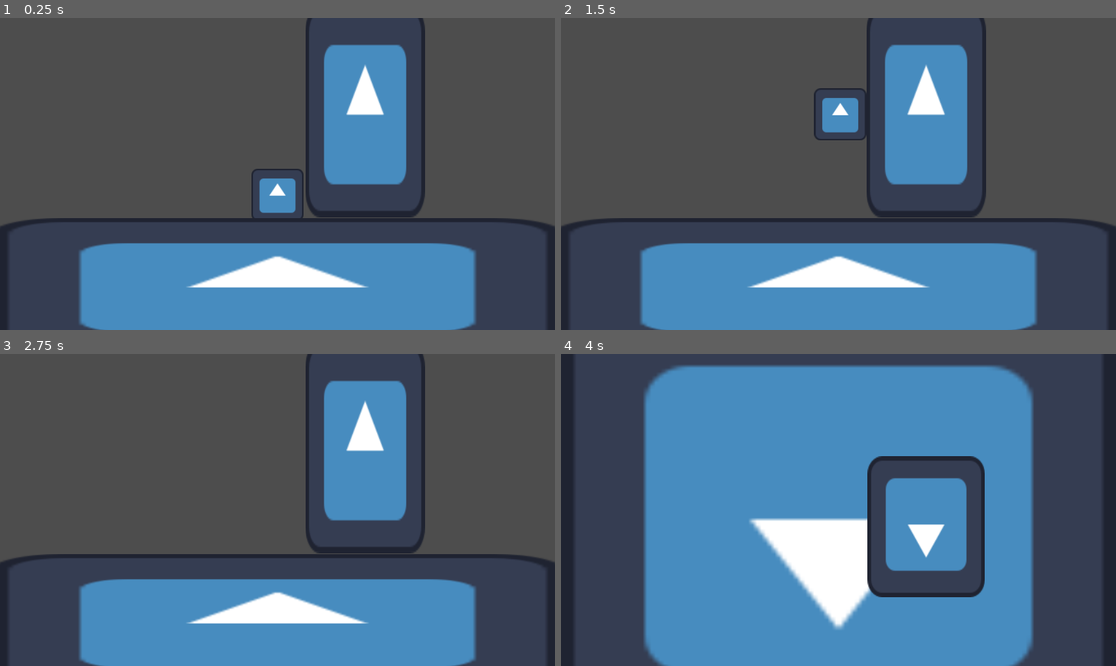
Above: before the commit, frames 1-4 (two rows, left to right).
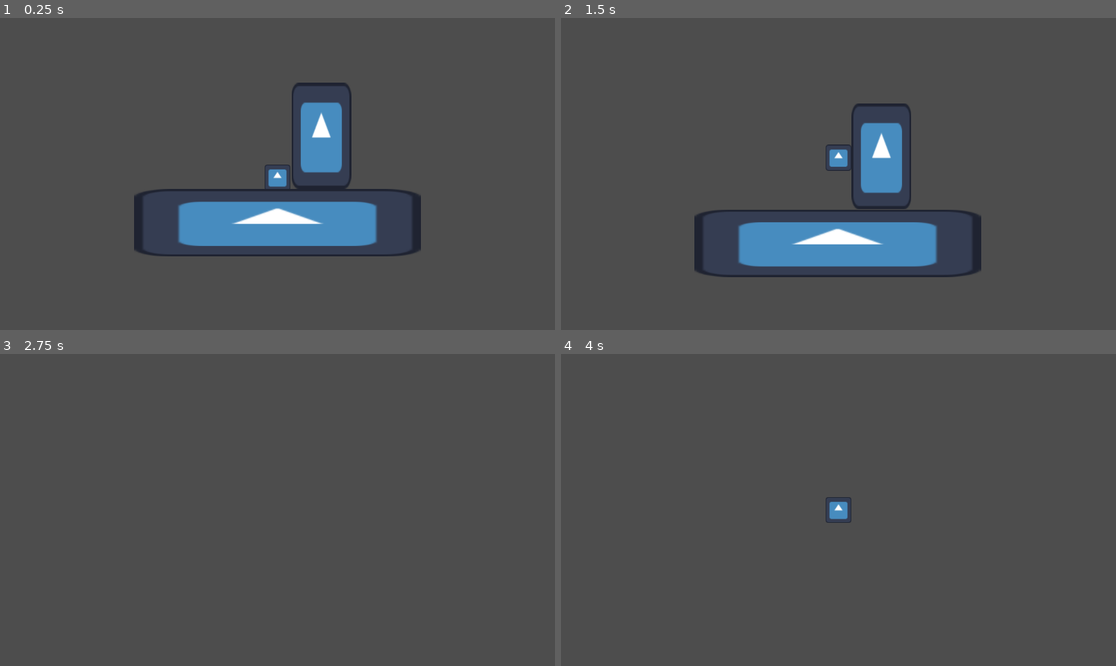
Above: after the commit, the same moments.

Repository: kaqui-null/arcane-alchemists
Game: Godot game, scene res://scenes/main.tscn
The game is run twice, just before and just after one commit, with the same random seed, the same clock (stepped at 60 frames per second) and the same inputs. The engine's default icon, where the game draws it, is replaced by a stand-in: a white triangle on a blue panel in a dark square.
Inputs:
- Up to frame 1 (0.25 s): no input
- Up to frame 2 (1.5 s): tap Enter (change_camera) at 0.5, 0.6 s; hold D (right) 0.53-1.28 s; tap Space (jump) at 0.77, 0.8, 1.07, 1.35 s; hold S (down) from 1.28 s (still down)
- Up to frame 3 (2.75 s): tap Space (jump) at 1.52, 1.82, 2.3 s; tap Enter (change_camera) at 1.55, 2.1 s; release S (down) at 2.03 s; hold D (right) from 2.03 s (still down)
- Up to frame 4 (4 s): tap Space (jump) at 2.75, 3.02, 3.32, 3.6, 3.77 s; release D (right) at 2.78 s; hold W (up) 2.78-3.53 s; tap Enter (change_camera) at 2.85 s; hold A (left) from 3.53 s (still down)

The runs differ from the first frame. In frame 1, 36% of the frame differs, in the area x 0-100%, y 0-100%; in frame 2, 33%; in frame 3, 31%; in frame 4, 69%.

Commit message:
smoother camera and jumping

Diff:
--- a/project.godot
+++ b/project.godot
@@ -11,7 +11,7 @@
 [application]
 
 config/name="arcane-alchemists"
-run/main_scene="res://scenes/main.tscn"
+run/main_scene="uid://2omqnn0l7tli"
 config/features=PackedStringArray("4.4", "GL Compatibility")
 config/icon="res://icon.svg"
 
--- a/scenes/main.tscn
+++ b/scenes/main.tscn
@@ -9,14 +9,6 @@
 
 [node name="Node3D" type="Node3D"]
 script = ExtResource("1_sugp2")
-
-[node name="CameraSide" type="Camera3D" parent="."]
-transform = Transform3D(1, 0, 0, 0, 1, 0, 0, 0, 1, 0, 0, 1.69429)
-projection = 1
-
-[node name="CameraTop" type="Camera3D" parent="."]
-transform = Transform3D(1, 0, 0, 0, -4.37114e-08, 1, 0, -1, -4.37114e-08, 0, 0.935664, -0.0536249)
-projection = 1
 
 [node name="Player" parent="." instance=ExtResource("2_sugp2")]
 
--- a/scenes/player.tscn
+++ b/scenes/player.tscn
@@ -9,6 +9,8 @@
 [node name="Player" type="CharacterBody3D"]
 script = ExtResource("1_g2els")
 
+[node name="CoyoteTimer" type="Timer" parent="."]
+
 [node name="Sprite3D" type="Sprite3D" parent="."]
 transform = Transform3D(0.131048, 0, 0, 0, 0.131048, 0, 0, 0, 0.131048, 0, 0, 0)
 billboard = 1
@@ -17,3 +19,19 @@
 [node name="CollisionShape3D" type="CollisionShape3D" parent="."]
 transform = Transform3D(1, 0, 0, 0, 1, 0, 0, 0, 1, -6.10352e-05, 0.00146484, -0.000289917)
 shape = SubResource("BoxShape3D_ig7tw")
+
+[node name="CameraTop" type="Camera3D" parent="."]
+transform = Transform3D(1, 0, 0, 0, -4.37114e-08, 1, 0, -1, -4.37114e-08, 0, 30, 0)
+projection = 1
+size = 2.0
+
+[node name="CameraController" type="Node3D" parent="."]
+top_level = true
+
+[node name="CameraSide" type="Camera3D" parent="CameraController"]
+transform = Transform3D(1, 0, 0, 0, 1, 0, 0, 0, 1, 0, 0, 30)
+projection = 1
+current = true
+size = 2.0
+
+[connection signal="timeout" from="CoyoteTimer" to="." method="on_coyote_timeout"]
--- a/scripts/main.gd
+++ b/scripts/main.gd
@@ -1,10 +1 @@
 extends Node3D
-
-func _physics_process(delta: float) -> void:
-	if Input.is_action_just_pressed("change_camera"):
-		if $CameraSide.is_current():
-			game_manager.current_state = game_manager.GameState.TOPDOWN
-			$CameraTop.make_current()
-		else:
-			game_manager.current_state = game_manager.GameState.SIDESCROLLER
-			$CameraSide.make_current()
--- a/scripts/player.gd
+++ b/scripts/player.gd
@@ -1,23 +1,94 @@
 extends CharacterBody3D
 
-const SPEED = 2.0
-const JUMP_VELOCITY = 2.5
+@onready var side_camera = $CameraController/CameraSide
+@onready var top_camera = $CameraTop
+@onready var camera_controller = $CameraController
+@onready var coyote_timer = $CoyoteTimer
+
+@export var speed = 2.0
+@export var jump_velocity = 2.5
+@export var jump_buffer_time = 0.1
+@export var coyote_time = 0.1
+
+var can_jump = false
+var has_jump_buffer = false
 
 func _physics_process(delta: float) -> void:
+
+	match game_manager.current_state:
+		game_manager.GameState.SIDESCROLLER: sidescroller_movement(delta)
+		game_manager.GameState.TOPDOWN: topdown_movement(delta)
+
+	camera_follow()
+
+	if Input.is_action_just_pressed("change_camera"):
+		change_mode()
+
+
+func sidescroller_movement(delta):
 	if not is_on_floor():
-		velocity += get_gravity() * delta
+		if can_jump:
+			if coyote_timer.is_stopped():
+				coyote_timer.start(coyote_time)
+		else:
+			velocity += get_gravity() * delta
+	else:
+		can_jump = true
+		coyote_timer.stop()
+		if has_jump_buffer:
+			jump()
+			has_jump_buffer = false
 
-	if Input.is_action_just_pressed("jump") and is_on_floor() and game_manager.current_state == game_manager.GameState.SIDESCROLLER:
-		velocity.y = JUMP_VELOCITY
+	if Input.is_action_just_pressed("jump"):
+		if can_jump:
+			jump()
+		else:
+			has_jump_buffer = true
+			get_tree().create_timer(jump_buffer_time).timeout.connect(on_jump_buffer_timeout)
 
 	var input_dir := Input.get_vector("left", "right", "up", "down")
 	var direction := (transform.basis * Vector3(input_dir.x, 0, input_dir.y)).normalized()
 
 	if direction:
-		velocity.x = direction.x * SPEED
-		if game_manager.current_state == game_manager.GameState.TOPDOWN: velocity.z = direction.z * SPEED
+		velocity.x = direction.x * speed
 	else:
-		velocity.x = move_toward(velocity.x, 0, SPEED)
-		velocity.z = move_toward(velocity.z, 0, SPEED)
+		velocity.x = move_toward(velocity.x, 0, speed)
 
 	move_and_slide()
+
+func jump():
+	velocity.y = jump_velocity
+	can_jump = false
+
+func on_coyote_timeout():
+	can_jump = false
+
+func on_jump_buffer_timeout():
+	has_jump_buffer = false
+
+func topdown_movement(delta):
+	if not is_on_floor():
+		velocity += get_gravity() * delta *10
+
+	var input_dir := Input.get_vector("left", "right", "up", "down")
+	var direction := (transform.basis * Vector3(input_dir.x, 0, input_dir.y)).normalized()
+
+	if direction:
+		velocity.x = direction.x * speed
+		velocity.z = direction.z * speed
+	else:
+		velocity.x = move_toward(velocity.x, 0, speed)
+		velocity.z = move_toward(velocity.z, 0, speed)
+
+	move_and_slide()
+
+func camera_follow():
+	camera_controller.position = lerp(camera_controller.position, position, 0.1)
+
+func change_mode():
+	if side_camera.is_current():
+		game_manager.current_state = game_manager.GameState.TOPDOWN
+		$CameraTop.make_current()
+	else:
+		game_manager.current_state = game_manager.GameState.SIDESCROLLER
+		side_camera.make_current()
